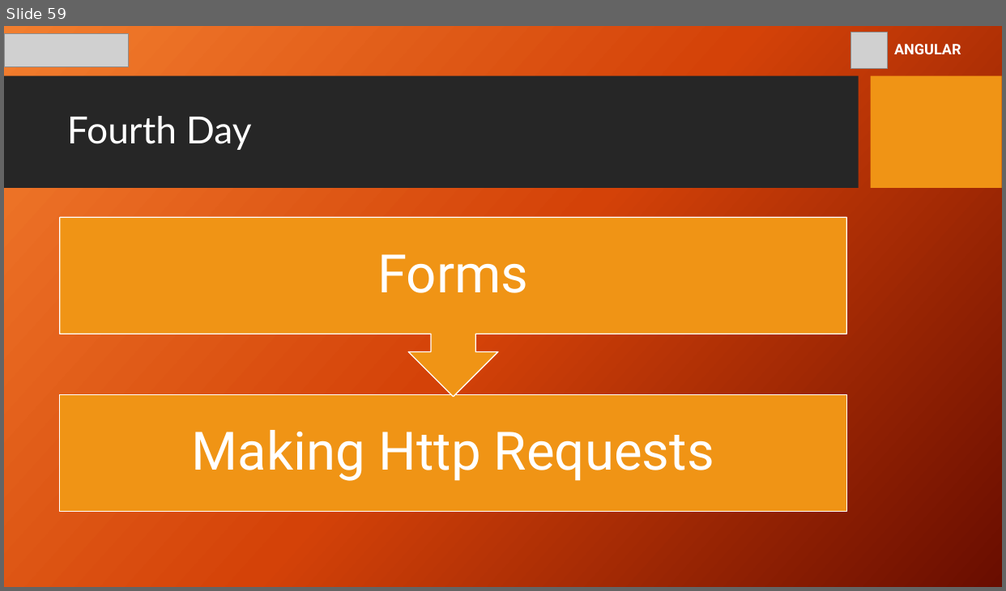
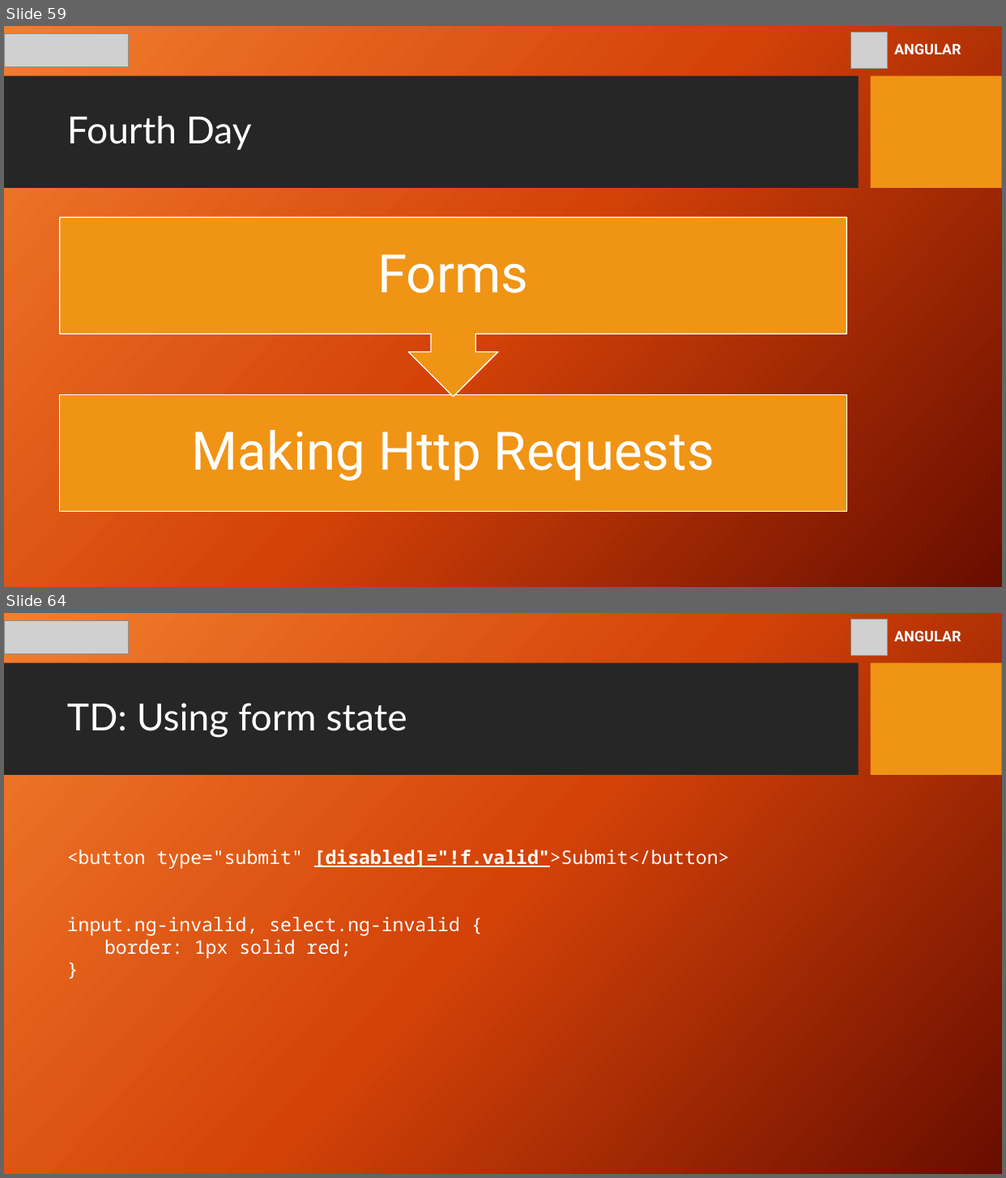
Before and after one commit to youma85/hps-ang, a slide deck: gp-hps-angular-8-yri.pptx. Shown one above the other, each under a label of ours: slide 59 before the commit, slides 59 and 64 after it; the slides between them are not shown. The pictures are 1006x591 and 1006x1178 pixels, drawn with LibreOffice and Linux fonts; fonts in the diff are those of the drawing; grey boxes stand for pictures; background and template pictures are left out. Boxes give left, top, right and bottom in pixels: in the first picture for what was removed or moved away, otherwise in the second. Text is boxed around its words. In the diff, an @@ line names an element or a change of style, - is before the commit and + after.

```diff
--- a/gp-hps-angular-8-yri.pptx
+++ b/gp-hps-angular-8-yri.pptx
@@ slide 64 added at [4, 613, 1002, 1174], background picture (left out); not listed: 2 template elements that a slide beside it also shows @@
@@ picture added at [4, 620, 128, 654] @@
@@ picture added at [850, 619, 888, 656] @@
@@ text added at [894, 631, 961, 641], 14 pt, text #FFFFFF, bold @@
+ANGULAR
@@ title added at [67, 703, 407, 738], 36 pt, text #FFFFFF @@
+TD: Using form state
@@ text added at [67, 850, 730, 958], 18 pt, text #FFFFFF @@
+<button type="submit" [disabled]="!f.valid">Submit</button>
+input.ng-invalid, select.ng-invalid {
+border: 1px solid red;
+}
```
Also in this commit, not shown: 4 slides changed, 25 other slides added.
